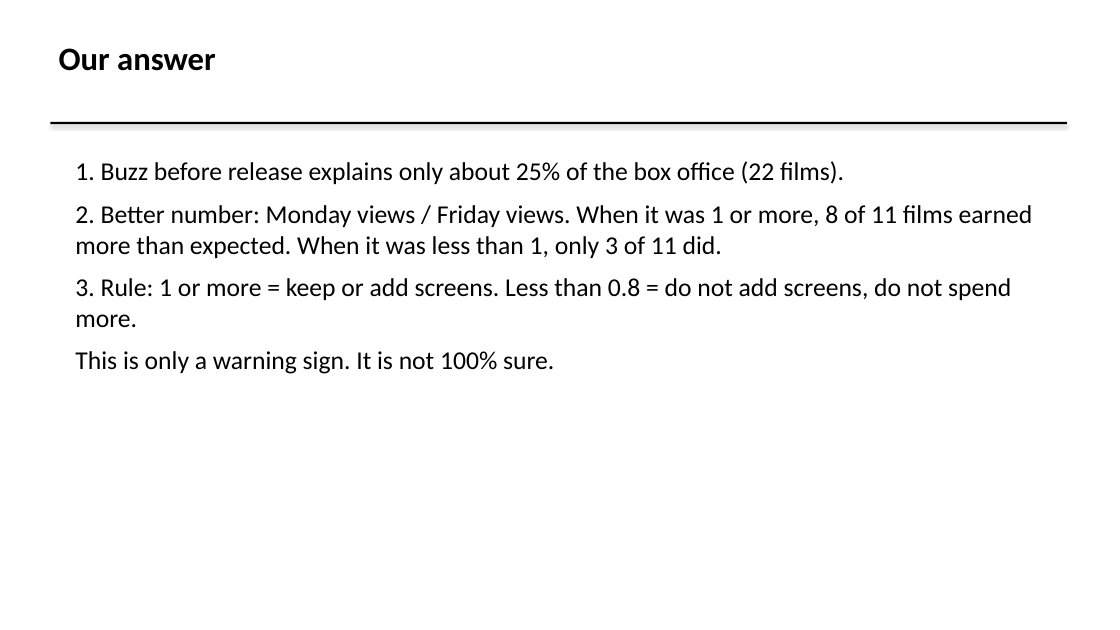
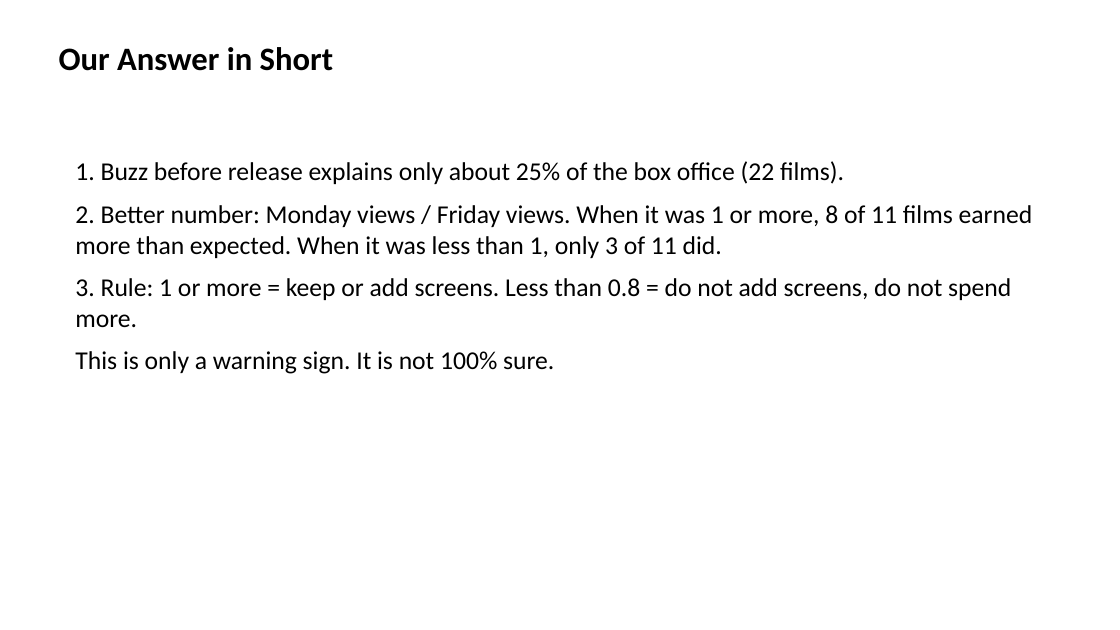
Before and after one commit to GAURI-cpu/ReleaseDayMovie, a slide deck: slide 2 of report/Release Day Radar Slides.pptx. Drawn at 1120x630 pixels with LibreOffice and Linux fonts; fonts in the diff are those of the drawing. Boxes give left, top, right and bottom in pixels: in the first picture for what was removed or moved away, otherwise in the second. Text is boxed around its words. In the diff, an @@ line names an element or a change of style, - is before the commit and + after.

```diff
--- a/report/Release Day Radar Slides.pptx
+++ b/report/Release Day Radar Slides.pptx
@@ text at (59, 47, 333, 71): text changed @@
-Our answer
+Our Answer in Short
@@ rectangle removed at (50, 122, 1067, 124) @@
```
Also in this commit, not shown: 7 other slides changed, 1 slide added, 1 slide removed, 3 other files.
